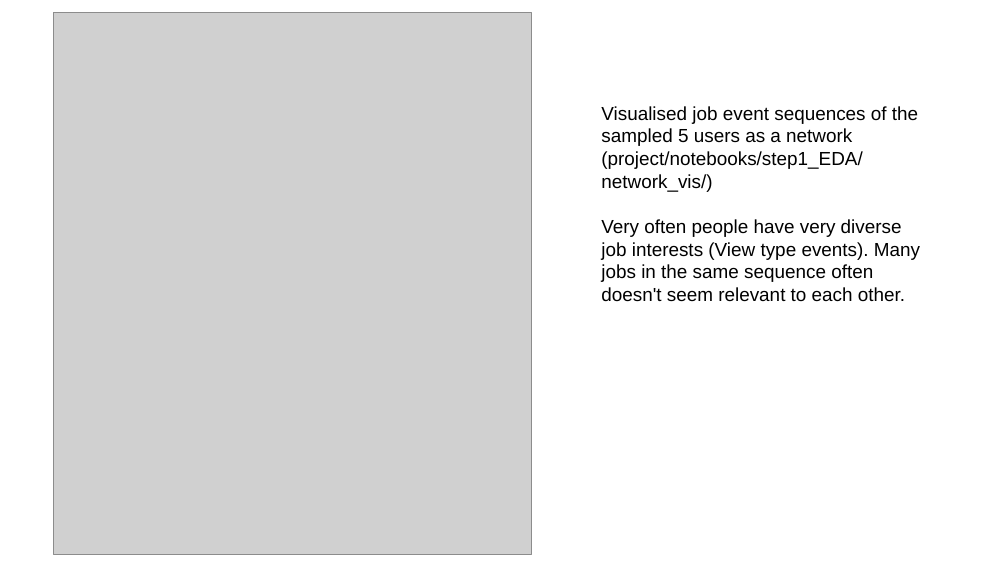
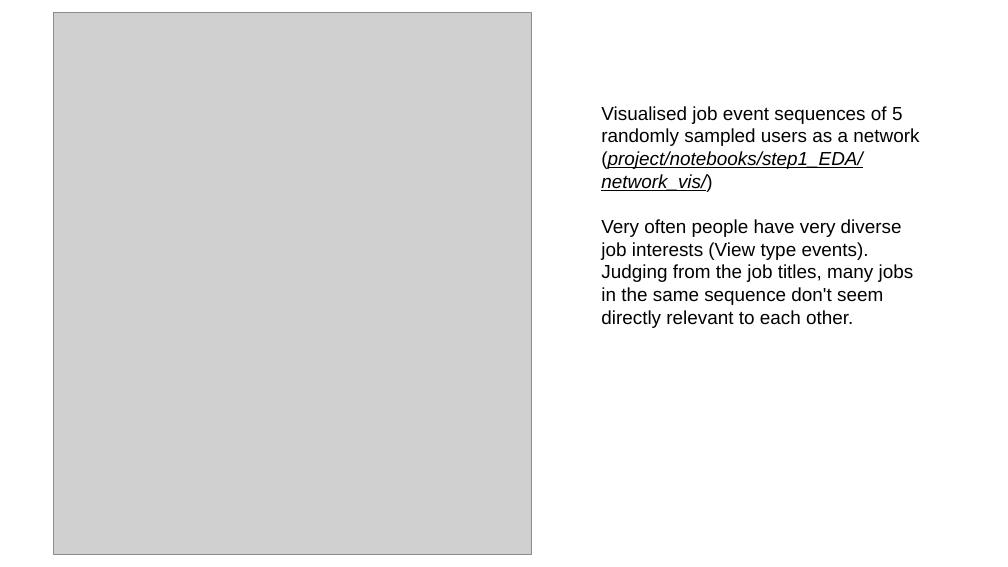
Before and after one commit to CyberPlayerOne/ip-dual-encoder-interest-network, a slide deck: slide 20 of slides/Presentation1.pptx. Drawn at 1008x567 pixels with LibreOffice and Linux fonts; fonts in the diff are those of the drawing; grey boxes stand for pictures. Boxes give left, top, right and bottom in pixels: in the first picture for what was removed or moved away, otherwise in the second. Text is boxed around its words. In the diff, an @@ line names an element or a change of style, - is before the commit and + after.

```diff
--- a/slides/Presentation1.pptx
+++ b/slides/Presentation1.pptx
@@ text at (601, 106, 919, 146): text changed @@
-Visualised job event sequences of the sampled 5 users as a network
+Visualised job event sequences of 5 randomly sampled users as a network
@@ text at (601, 151, 862, 192): italic on, underline on in "(project/notebooks/step1_EDA/network_vis/)" @@
@@ text at (601, 219, 914, 328): text changed @@
-Very often people have very diverse job interests (View type events). Many jobs in the same sequence often doesn't seem relevant to each other.
+Very often people have very diverse job interests (View type events). Judging from the job titles, many jobs in the same sequence don't seem directly relevant to each other.
```
Also in this commit, not shown: 14 other slides changed.
